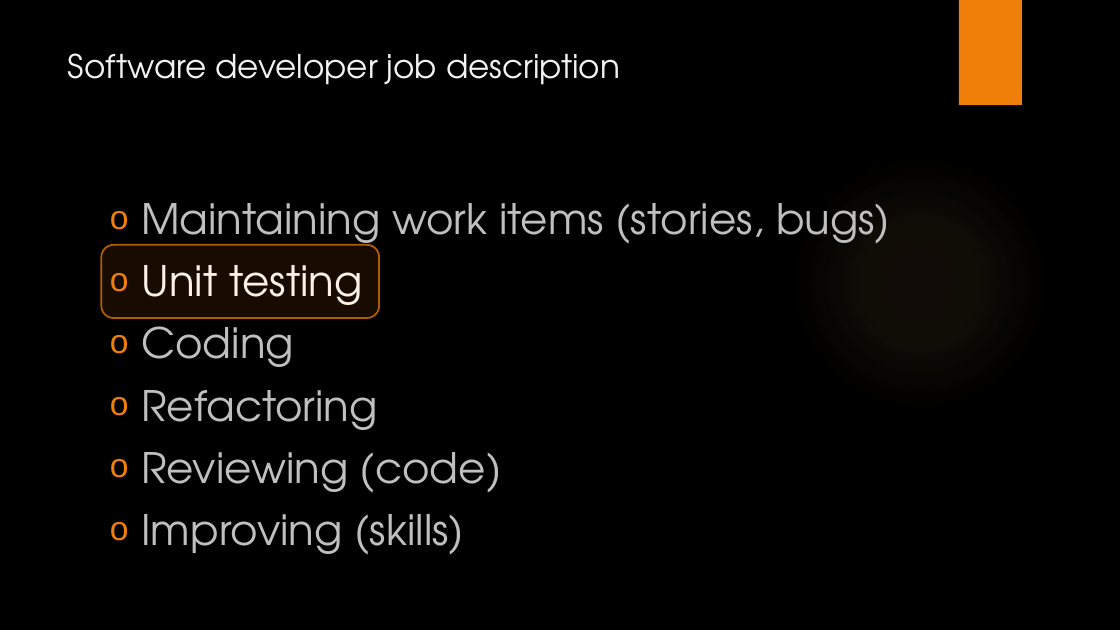
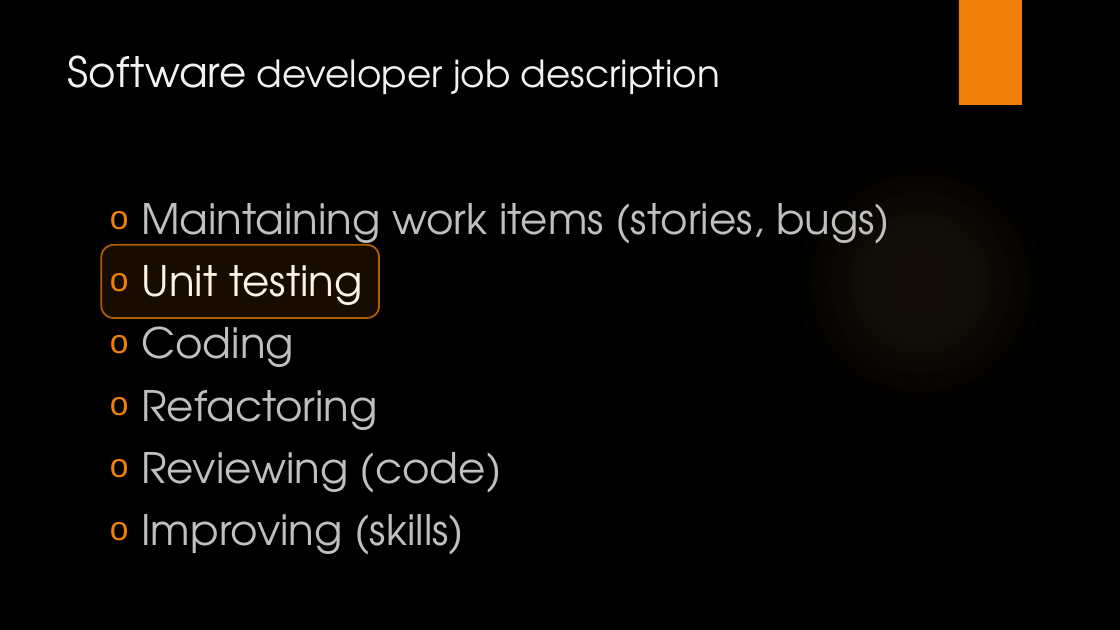
Before and after one commit to bladewolf55/software-meadows, a slide deck: slide 1 of posts/unit_testing_is_part_of_a_developers_job_description/images/Unit Testing Slide Deck.pptx. Drawn at 1120x630 pixels with LibreOffice and Linux fonts; fonts in the diff are those of the drawing; background and template pictures are left out. Boxes give left, top, right and bottom in pixels: in the first picture for what was removed or moved away, otherwise in the second. Text is boxed around its words. In the diff, an @@ line names an element or a change of style, - is before the commit and + after.

```diff
--- a/posts/unit_testing_is_part_of_a_developers_job_description/images/Unit Testing Slide Deck.pptx
+++ b/posts/unit_testing_is_part_of_a_developers_job_description/images/Unit Testing Slide Deck.pptx
@@ title "Software developer job description" at [68,55,720,94]: size 28 to 36 pt in "Software"; size 28 to 32 pt in "developer job description" @@
```
Also in this commit, not shown: 2 other slides changed, 6 other files.
